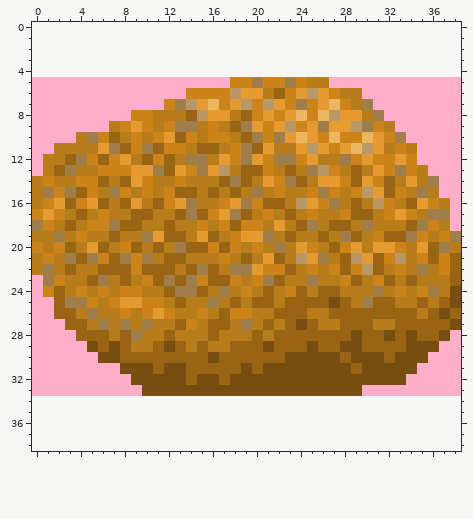
Two states of a pixel-art sprite, Assets/Graphics/broetchen2.png. The picture above was drawn from the file before the commit.
The file is 39x29 pixels. The old version is drawn lined up with the new one, on the new canvas.
Once edited:
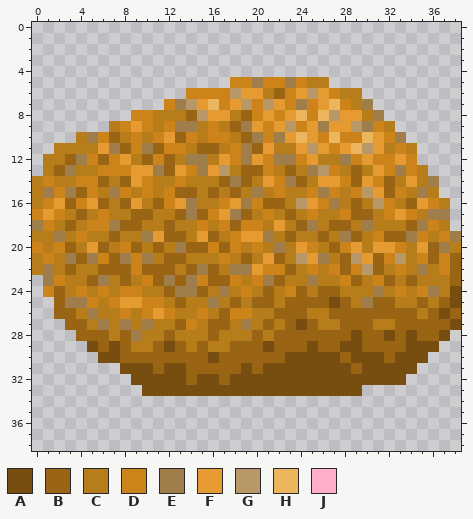
Palette (. is transparent): A #774e0f  B #996413  C #b87d1b  D #cb831a  E #a07e4b  F #e69a32  G #b89867  H #ebb65e  J #ffaec9
What changed:
canvas 39x29 -> 39x39, the old top-left corner now at 0,5
Colour J is removed in row 5 at x 0 to 17 and 27 to 38; in row 6 at x 0 to 13 and 30 to 38; in row 7 at x 0 to 11 and 31 to 38; in row 8 at x 0 to 8 and 32 to 38; in row 9 at x 0 to 6 and 33 to 38; in row 10 at x 0 to 3 and 34 to 38.
Colour J is removed in row 11 at x 0 to 1 and 35 to 38; in row 12 at x 0 and 35 to 38; in row 13 at x 0 and 36 to 38; in rows 14 to 15 at x 37 to 38; in rows 16 to 18 at x 38; in rows 23 to 24 at x 0.
Colour J is removed in rows 25 to 26 at x 0 to 1; in row 27 at x 0 to 2; in row 28 at x 0 to 3 and 38; in row 29 at x 0 to 4 and 37 to 38; in row 30 at x 0 to 5 and 36 to 38; in row 31 at x 0 to 7 and 35 to 38.
Colour J is removed in row 32 at x 0 to 8 and 34 to 38; in row 33 at x 0 to 9 and 30 to 38.
Pixel boxes of the changes (left, top, right, bottom) in both pictures:
erased: (32, 77, 230, 176)
erased: (329, 77, 461, 231)
erased: (32, 275, 142, 396)
erased: (362, 330, 461, 396)
